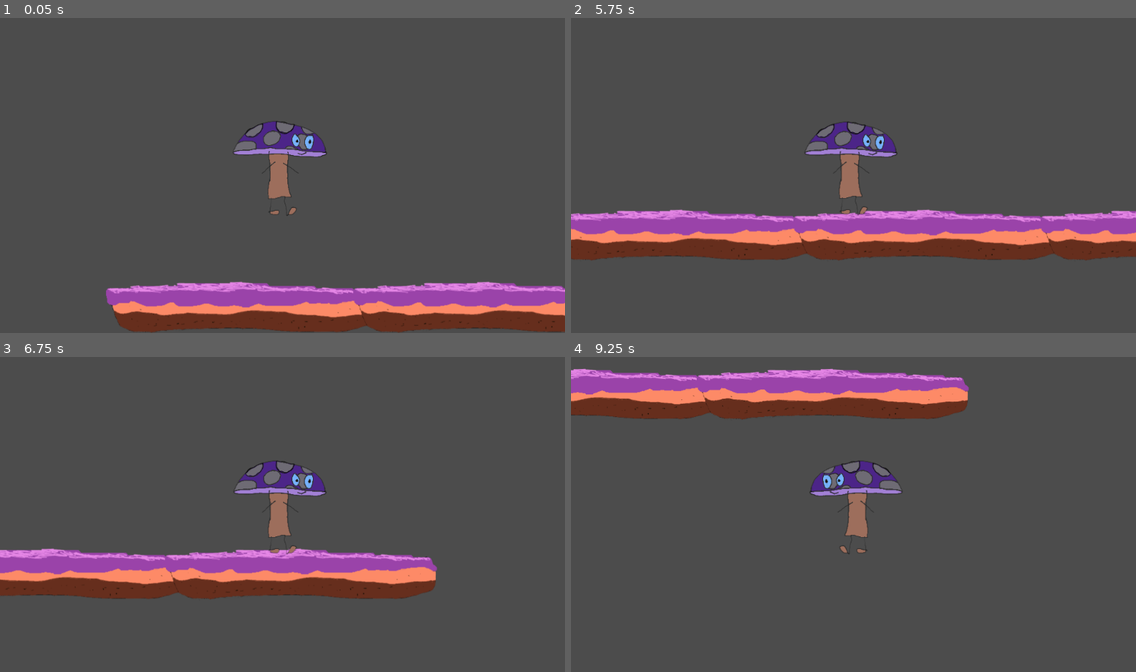
Above: before the commit, frames 1-4 (two rows, left to right).
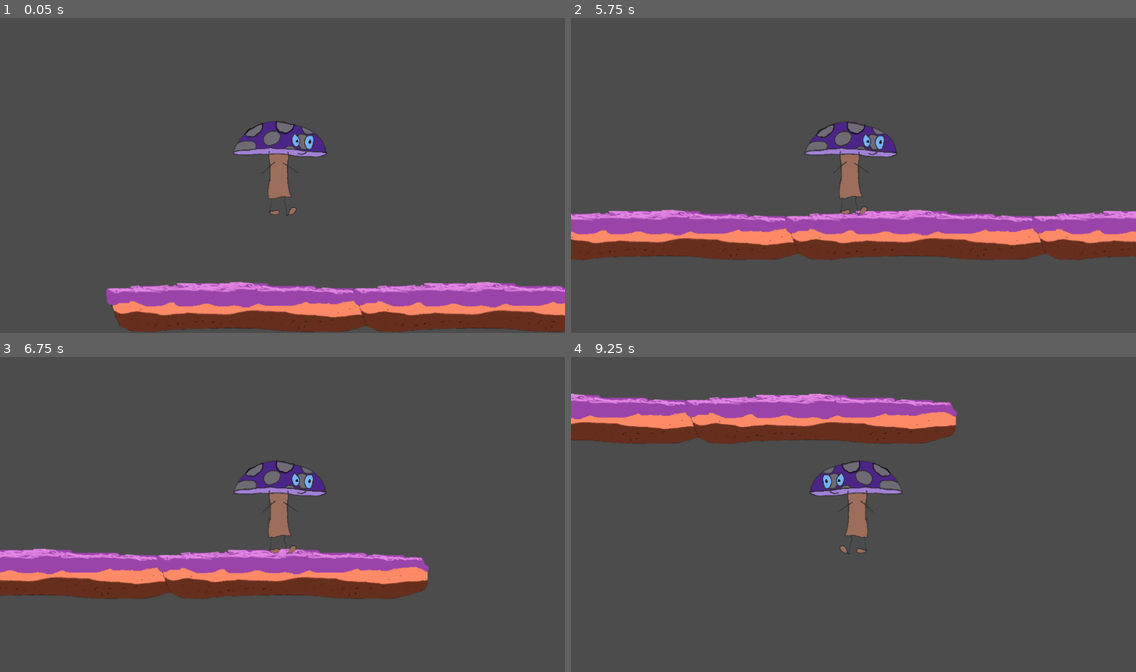
Above: after the commit, the same moments.

Repository: kyleagren/Mushroom-Quest-Exodus
Game: Godot game, scene res://Scenes/Level.tscn
The game is run twice, just before and just after one commit, with the same random seed, the same clock (stepped at 60 frames per second) and the same inputs.
Inputs:
- Up to frame 1 (0.05 s): no input
- Up to frame 2 (5.75 s): hold D (right) 0.53-2.03 s; tap Space (jump) at 0.77, 1.52, 3.02, 3.77, 4.52 s; hold A (left) 2.03-4.28 s; hold D (right) from 4.28 s (still down)
- Up to frame 3 (6.75 s): keep holding D (right); tap Space (jump) at 6.02 s
- Up to frame 4 (9.25 s): tap Space (jump) at 6.77, 7.52, 9.02 s; release D (right) at 8.03 s; hold A (left) from 8.03 s (still down)

Frame 1 is identical in both runs. In frame 2, 2.2% of the frame differs, in the area x 0-100%, y 60-77%; in frame 3, 1.7%; in frame 4, 15%, in the area x 0-71%, y 3-28%.

Commit message:
Update Level.tscn

Diff:
--- a/Scenes/Level.tscn
+++ b/Scenes/Level.tscn
@@ -1,16 +1,27 @@
-[gd_scene load_steps=3 format=2]
+[gd_scene load_steps=4 format=2]
 
 [ext_resource path="res://Tileset.tres" type="TileSet" id=1]
 [ext_resource path="res://Scenes/Player.tscn" type="PackedScene" id=2]
 
+[sub_resource type="RectangleShape2D" id=1]
+extents = Vector2( 86.2683, 44.2373 )
+
 [node name="Level" type="Node2D"]
+position = Vector2( -31.0826, -7522 )
 
 [node name="TileMap" type="TileMap" parent="."]
 tile_set = ExtResource( 1 )
 collision_layer = 2
 format = 1
-tile_data = PoolIntArray( 7667840, 1, 0, 7733375, 1, 0, 7798910, 1, 0, 7864445, 1, 0, 7929980, 1, 0, 7995515, 1, 0, 8061050, 1, 0, 8126585, 1, 0, 8192120, 1, 0, 8257537, 0, 0, 8257544, 0, 0, 8257551, 0, 0, 8257558, 0, 0, 8257565, 0, 0, 8257580, 0, 0, 8257587, 0, 0, 8257594, 0, 0, 8257601, 0, 0, 8257608, 0, 0, 8257615, 0, 0, 8257622, 0, 0, 8257646, 0, 0, 8257653, 0, 0, 8257655, 1, 0, 25428589, 0, 0 )
+tile_data = PoolIntArray( 7602308, 1, 0, 7667843, 1, 0, 7733378, 1, 0, 7798913, 1, 0, 7864385, 0, 0, 7864448, 1, 0, 7929983, 1, 0, 7995518, 1, 0, 8061053, 1, 0, 8126588, 1, 0, 8192123, 1, 0, 8257537, 0, 0, 8257544, 0, 0, 8257551, 0, 0, 8257558, 0, 0, 8257565, 0, 0, 8257580, 0, 0, 8257587, 0, 0, 8257594, 0, 0, 8257608, 0, 0, 8257615, 0, 0, 8257622, 0, 0, 8257646, 0, 0, 8257653, 0, 0, 25428589, 0, 0 )
 
 [node name="Player" parent="." instance=ExtResource( 2 )]
 position = Vector2( 388.806, 7856.4 )
 collision_mask = 2
+
+[node name="Tutorial collisions" type="Area2D" parent="."]
+position = Vector2( 0, 41.7427 )
+
+[node name="Moving" type="CollisionShape2D" parent="Tutorial collisions"]
+position = Vector2( 385.091, 8000.63 )
+shape = SubResource( 1 )
